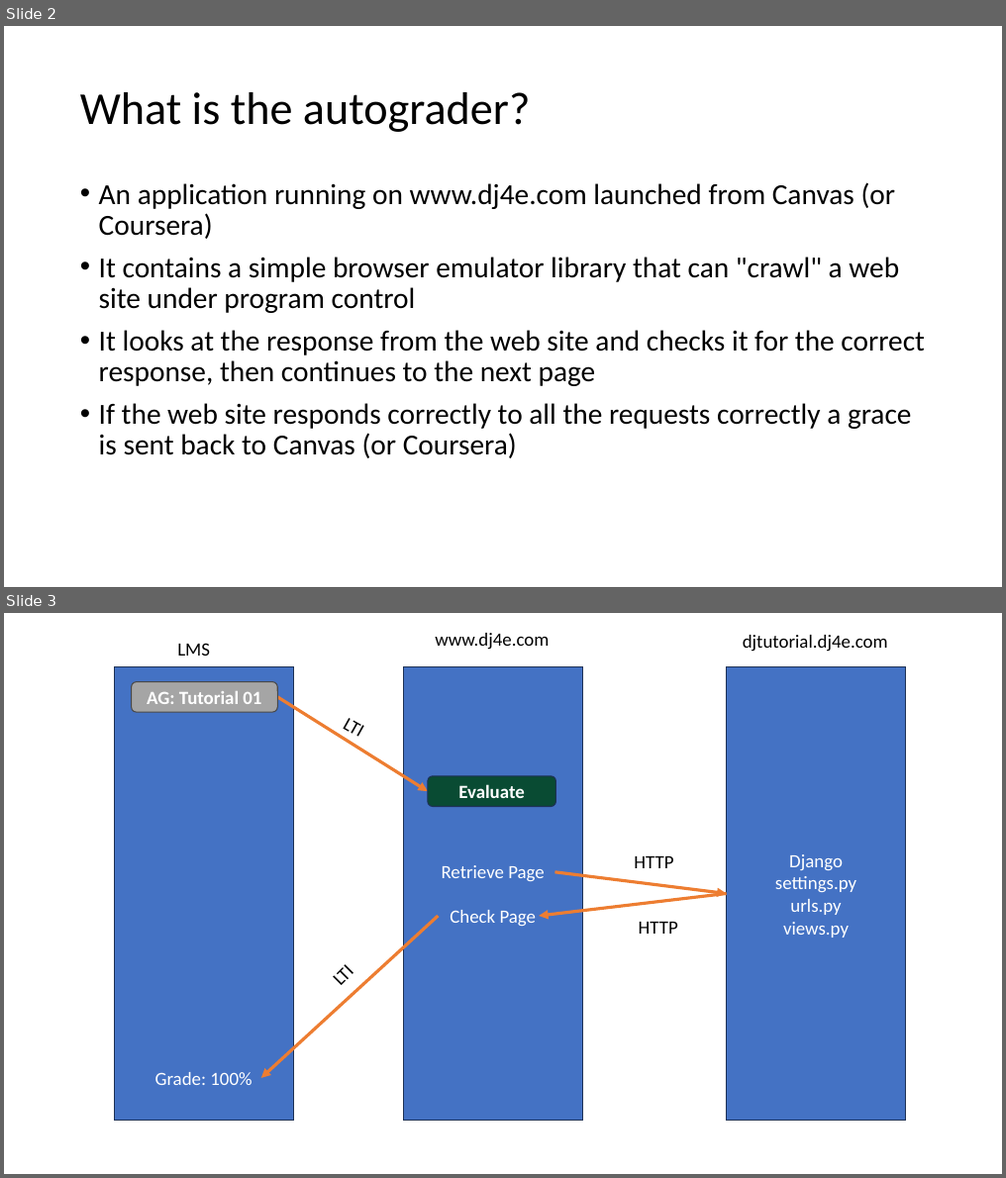
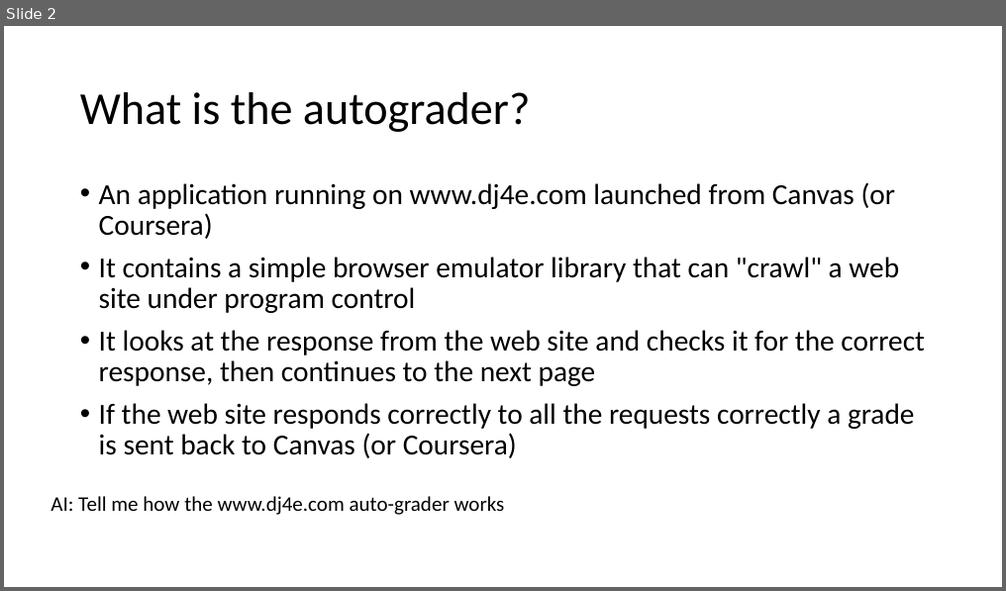
Before and after one commit to csev/dj4e, a slide deck: lectures/00-Auto-Grader.pptx. Shown one above the other, each under a label of ours: slides 2 and 3 before the commit, slide 2 after it. The pictures are 1006x1178 and 1006x591 pixels, drawn with LibreOffice and Linux fonts; fonts in the diff are those of the drawing. Boxes give left, top, right and bottom in pixels: in the first picture for what was removed or moved away, otherwise in the second. Text is boxed around its words. In the diff, an @@ line names an element or a change of style, - is before the commit and + after.

```diff
--- a/lectures/00-Auto-Grader.pptx
+++ b/lectures/00-Auto-Grader.pptx
@@ slide 3 removed at <box>4,613,1002,1174</box>, background #FFFFFF @@
@@ text removed at <box>435,633,548,650</box> @@
-www.dj4e.com
@@ text removed at <box>743,635,888,652</box> @@
-djtutorial.dj4e.com
@@ rectangle removed at <box>115,666,294,1121</box> @@
@@ text removed at <box>177,643,210,656</box> @@
-LMS
@@ rectangle removed at <box>403,666,583,1121</box> @@
-Retrieve Page
-Check Page
@@ rectangle removed at <box>727,666,906,1121</box> @@
-Django
-settings.py
-urls.py
-views.py
@@ rounded rectangle removed at <box>132,682,277,712</box> @@
-AG: Tutorial 01
@@ arrow removed from (278, 697) to (428, 791) @@
@@ text removed at <box>342,718,359,740</box> @@
-LTI
@@ rounded rectangle removed at <box>428,776,555,807</box> @@
-Evaluate
@@ arrow removed from (555, 872) to (727, 894) @@
@@ text removed at <box>634,857,673,868</box> @@
-HTTP
@@ arrow removed from (727, 894) to (539, 916) @@
@@ arrow removed from (439, 916) to (261, 1078) @@
@@ text removed at <box>639,922,678,934</box> @@
-HTTP
@@ text removed at <box>320,952,366,998</box> @@
-LTI
@@ text removed at <box>155,1072,252,1085</box> @@
-Grade: 100%
@@ slide 2 changed as well @@
@@ text at <box>99,403,915,459</box>: text changed @@
-• If the web site responds correctly to all the requests correctly a grace is sent back to Canvas (or Coursera)
+• If the web site responds correctly to all the requests correctly a grade is sent back to Canvas (or Coursera)
@@ text added at <box>51,496,505,515</box>, 20 pt, text #000000 @@
+AI: Tell me how the www.dj4e.com auto-grader works
```
Also in this commit, not shown: 1 other slide changed, 4 slides added, 2 other slides removed, 10 other files.
